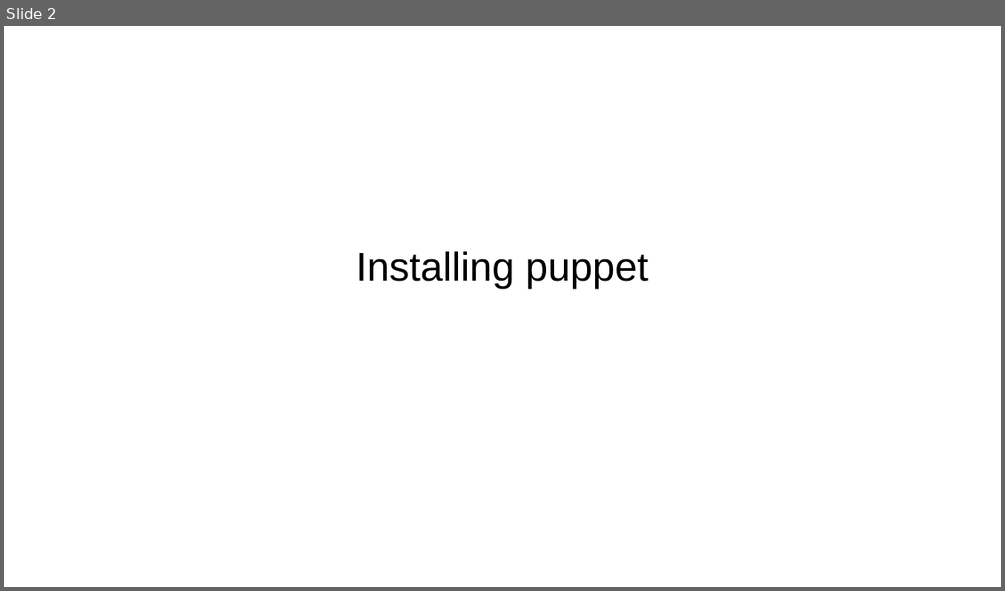
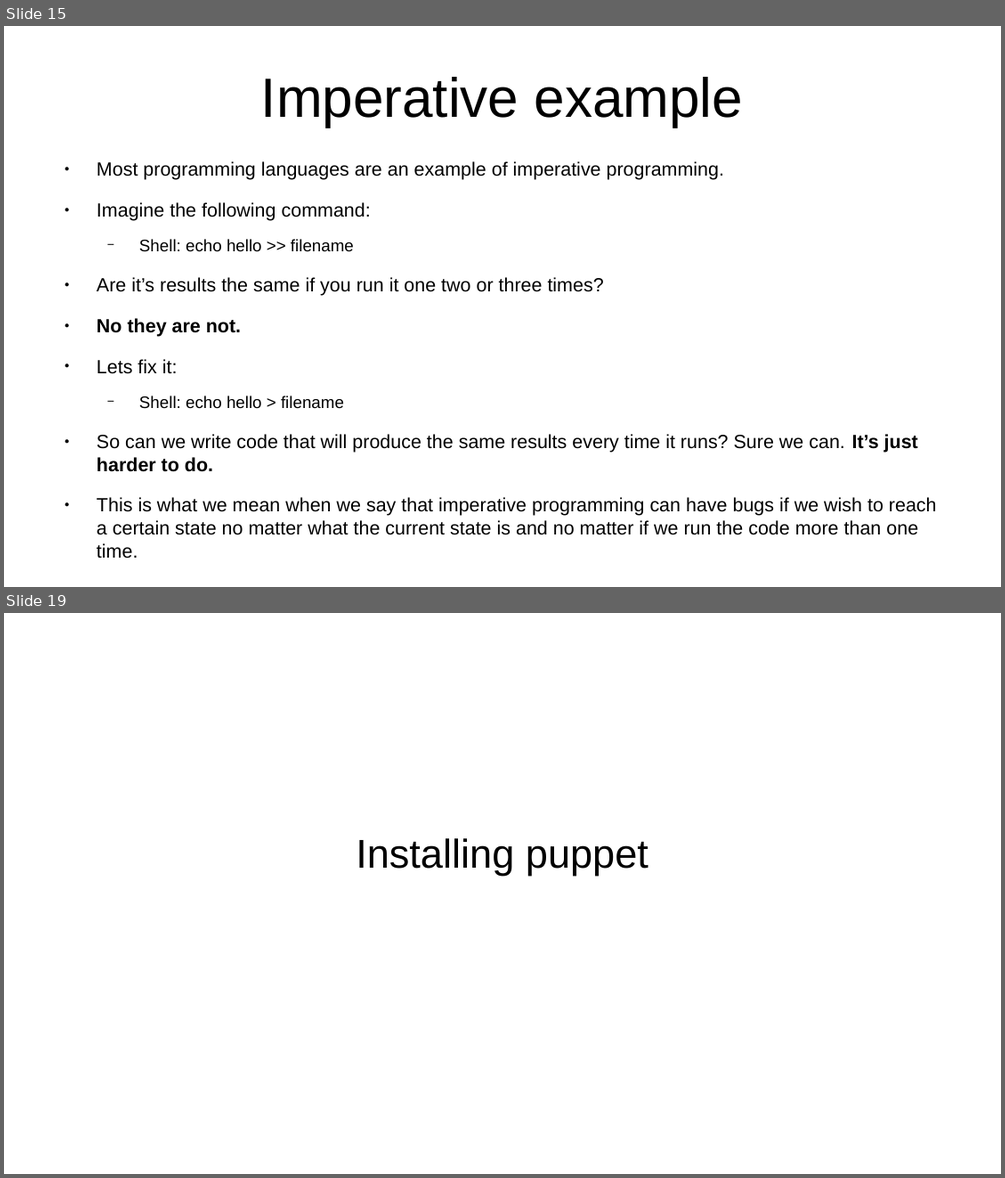
Before and after one commit to veltzer/teaching-puppet, a slide deck: slides.odp. Shown one above the other, each under a label of ours: slide 2 before the commit, slides 15 and 19 after it; the slides between them are not shown. The pictures are 1005x591 and 1005x1178 pixels, drawn with LibreOffice and Linux fonts; fonts in the diff are those of the drawing. Boxes give left, top, right and bottom in pixels: in the first picture for what was removed or moved away, otherwise in the second. Text is boxed around its words. In the diff, an @@ line names an element or a change of style, - is before the commit and + after.

```diff
--- a/slides.odp
+++ b/slides.odp
@@ slide 15 added at (4,26,1001,587), background #FFFFFF @@
@@ title added at (261,77,744,127), 44 pt, text #000000 @@
+Imperative example
@@ text added at (97,161,937,558), 15.2 pt, text #000000 @@
+● Most programming languages are an example of imperative programming.
+● Imagine the following command:
+  − Shell: echo hello >> filename
+● Are it’s results the same if you run it one two or three times?
+● No they are not.
+● Lets fix it:
+  − Shell: echo hello > filename
+● So can we write code that will produce the same results every time it runs? Sure we can. It’s just harder to do.
+● This is what we mean when we say that imperative programming can have bugs if we wish to reach a certain state no matter what the current state is and no matter if we run the code more than one time.
@@ what was slide 2 is now slide 19 @@
```
Also in this commit, not shown: 1 slide changed, 19 other slides added, 11 other files.
